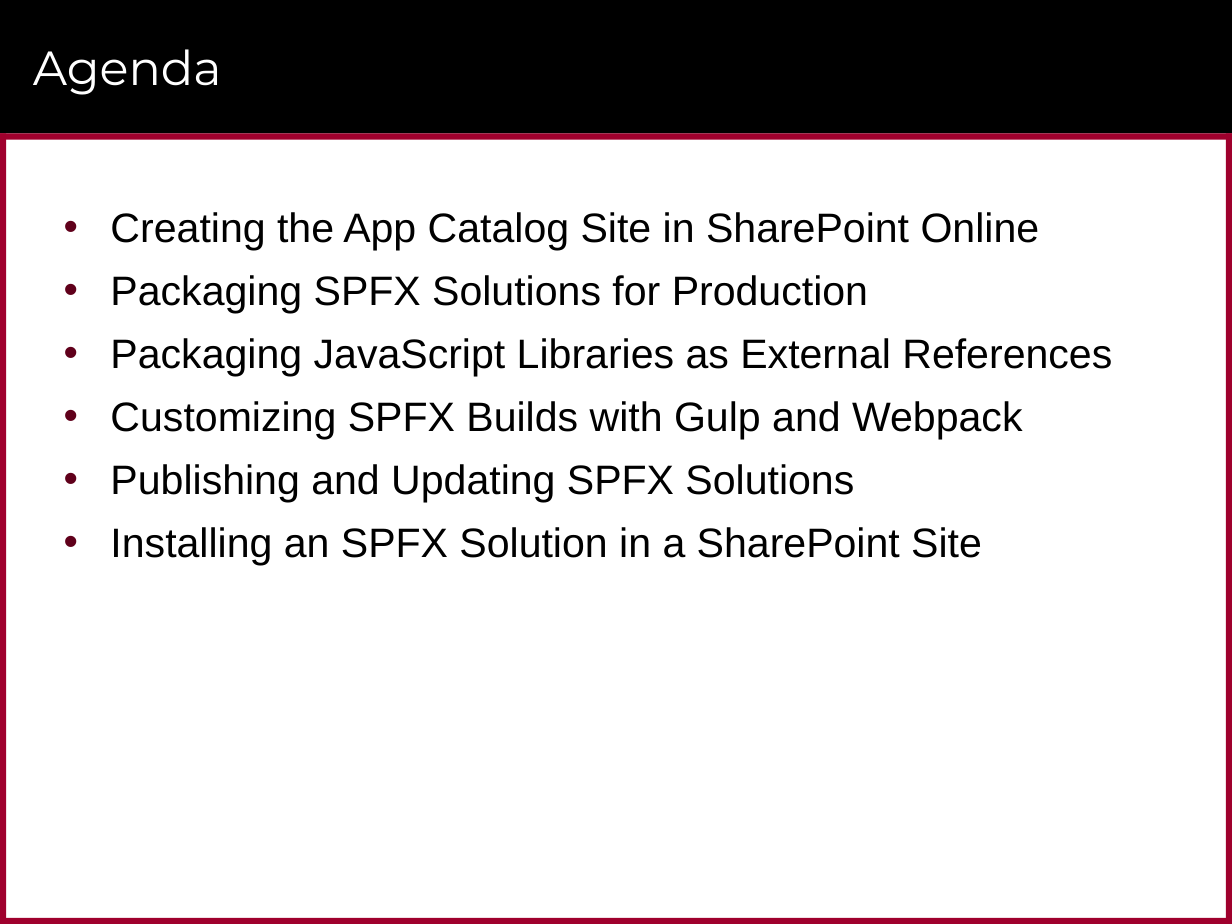
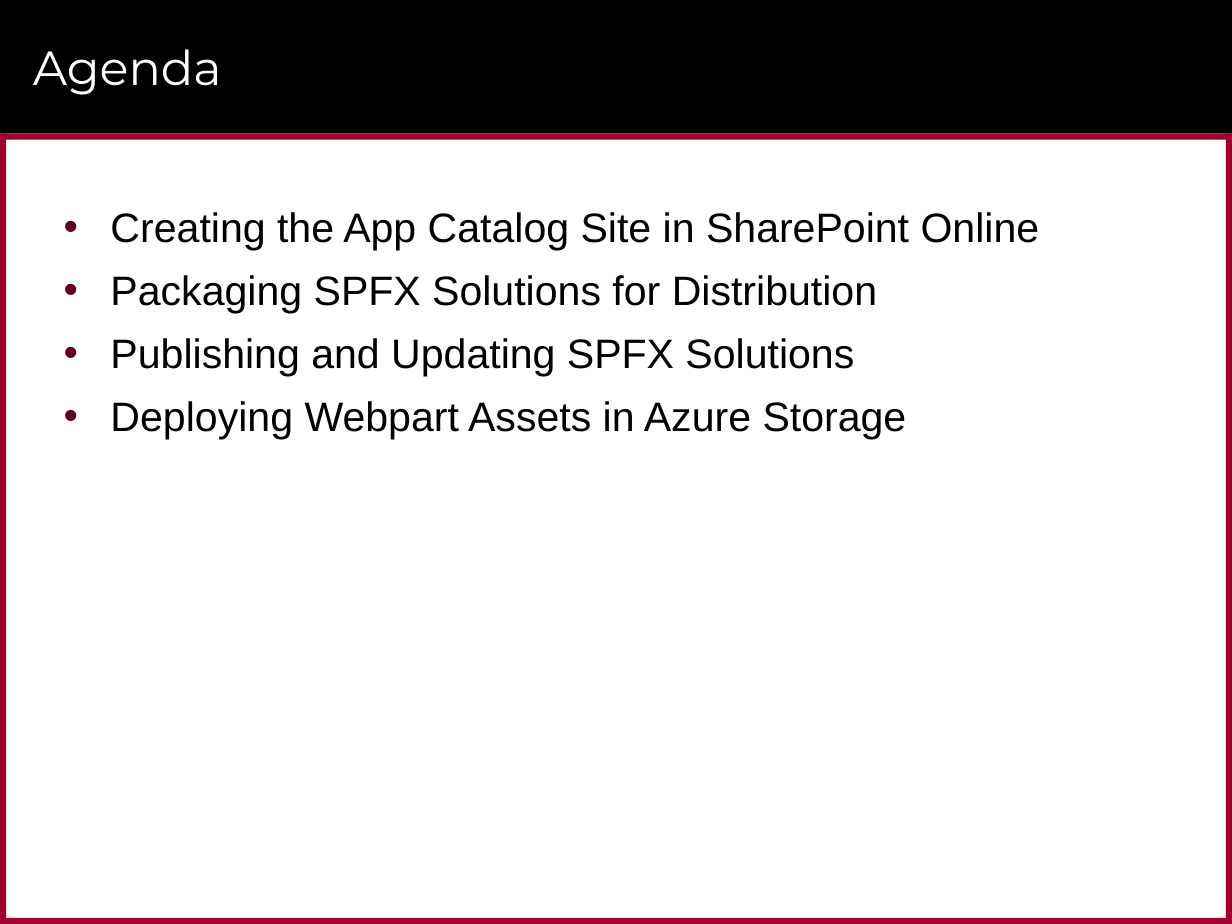
Before and after one commit to CriticalPathTraining/MSD365_Courseware, a slide deck: slide 2 of 06 PackagingAndDeployment.pptx. Drawn at 1232x924 pixels with LibreOffice and Linux fonts; fonts in the diff are those of the drawing; background and template pictures are left out. Boxes give left, top, right and bottom in pixels: in the first picture for what was removed or moved away, otherwise in the second. Text is boxed around its words. In the diff, an @@ line names an element or a change of style, - is before the commit and + after.

```diff
--- a/06 PackagingAndDeployment.pptx
+++ b/06 PackagingAndDeployment.pptx
@@ text at bbox=[110, 275, 877, 313]: text changed @@
-• Packaging SPFX Solutions for Production
-• Packaging JavaScript Libraries as External References
-• Customizing SPFX Builds with Gulp and Webpack
+• Packaging SPFX Solutions for Distribution
@@ text at bbox=[110, 401, 907, 439]: text changed @@
-• Installing an SPFX Solution in a SharePoint Site
+• Deploying Webpart Assets in Azure Storage
```
Also in this commit, not shown: 9 other slides changed, 2 slides added, 10 slides removed, 11 other files.
